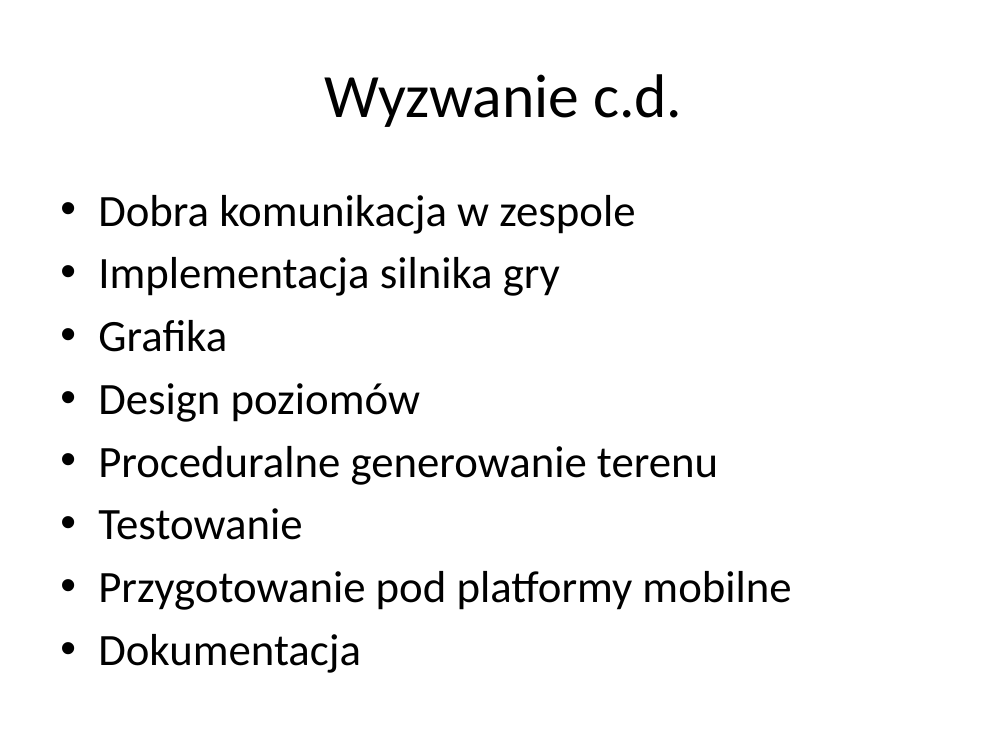
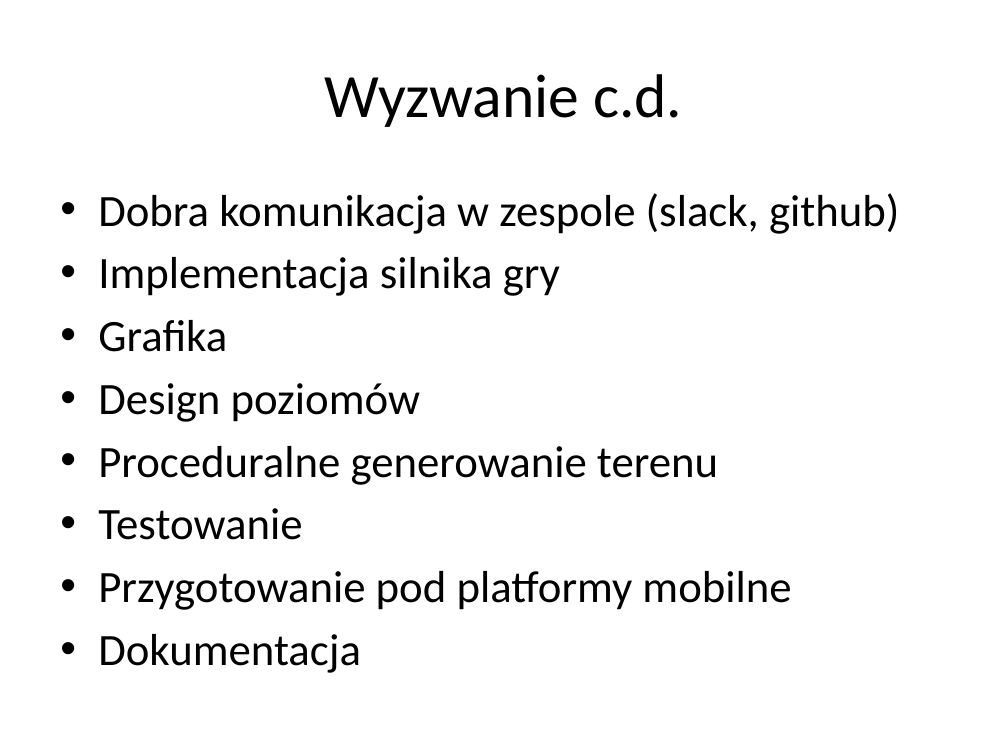
Before and after one commit to nielu/RandomGame, a slide deck: slide 5 of RandomGame.pptx (slide 4 before the commit). Drawn at 1008x756 pixels with LibreOffice and Linux fonts; fonts in the diff are those of the drawing; background and template pictures are left out. Boxes give left, top, right and bottom in pixels: in the first picture for what was removed or moved away, otherwise in the second. Text is boxed around its words. In the diff, an @@ line names an element or a change of style, - is before the commit and + after.

```diff
--- a/RandomGame.pptx
+++ b/RandomGame.pptx
@@ text at [98, 193, 899, 234]: text changed @@
-• Dobra komunikacja w zespole
+• Dobra komunikacja w zespole (slack, github)
```
Also in this commit, not shown: 7 other slides changed, 5 slides added, 2 slides removed.
